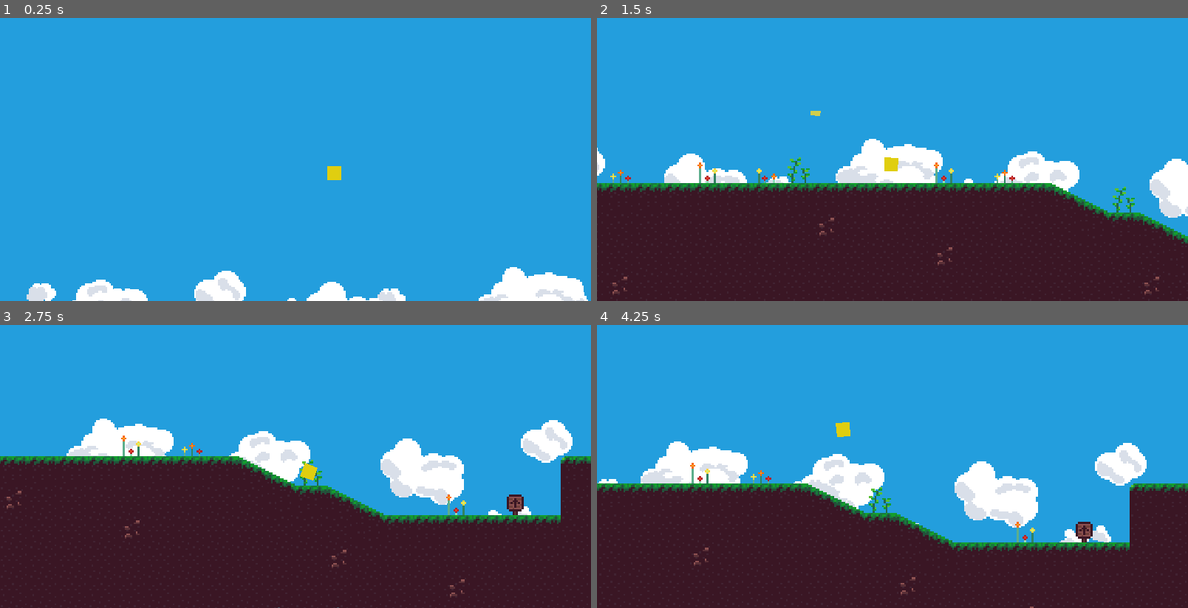
Above: before the commit, frames 1-4 (two rows, left to right).
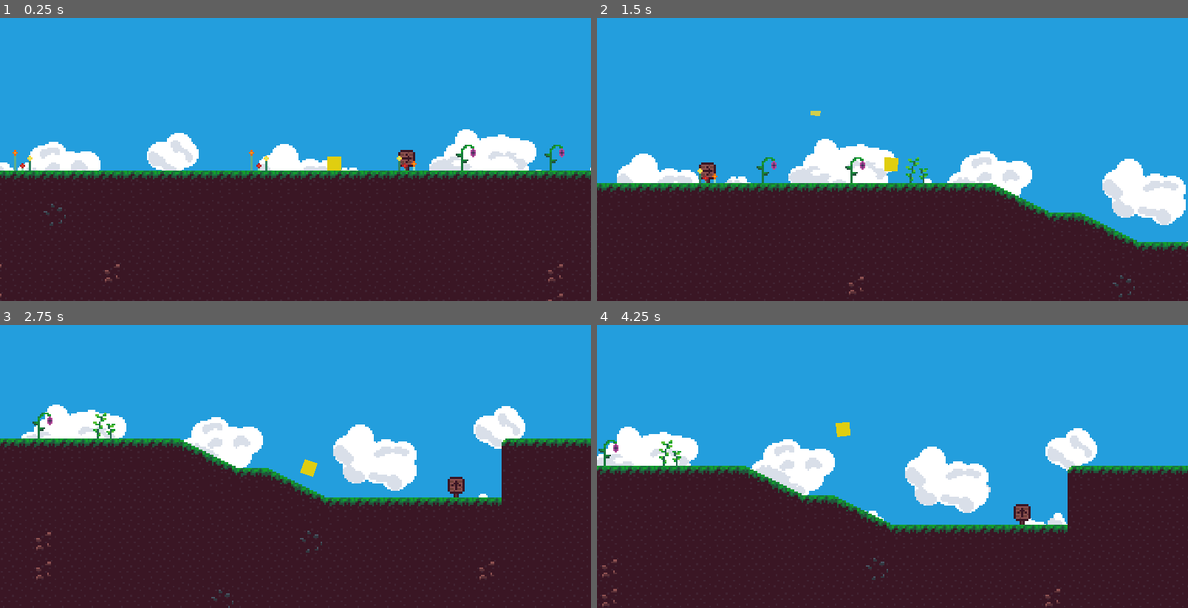
Above: after the commit, the same moments.

Repository: MarioCakeDev/jump-and-shoot
Game: Godot game, scene res://Game.tscn
The game is run twice, just before and just after one commit, with the same random seed, the same clock (stepped at 60 frames per second) and the same inputs.
Inputs (mouse positions are in pixels of both pictures, inside the frame that each line leads up to):
- Up to frame 1 (0.25 s): no input
- Up to frame 2 (1.5 s): tap Enter at 0.5 s; move the mouse to (1022, 119) at 0.52 s; hold D (right) 0.53-1.25 s; tap I (togglePropell) at 0.6 s; click (1022, 119) at 0.67 s; tap Space (jump) at 0.77 s; drag from (774, 151) to (862, 201) at 1.27 s
- Up to frame 3 (2.75 s): move the mouse to (354, 370) at 2.02 s; hold D (right) from 2.03 s (still down); tap Z (toggleShoot) at 2.1 s
- Up to frame 4 (4.25 s): release D (right) at 2.75 s; drag from (862, 508) to (715, 392) at 2.77 s; move the mouse to (1069, 491) at 3.52 s; hold A (left) from 3.53 s (still down); tap U (toggleRunSpeed) at 3.6 s; tap Space (jump) at 3.77 s

The runs differ from the first frame. In frame 1, 51% of the frame differs, in the area x 0-100%, y 39-100%; in frame 2, 11%; in frame 3, 17%; in frame 4, 19%.

Commit message:
Working on CamBlock

Diff:
--- /dev/null
+++ b/CamBlock.tscn
@@ -0,0 +1,13 @@
+[gd_scene load_steps=2 format=2]
+
+[sub_resource type="RectangleShape2D" id=1]
+extents = Vector2( 128, 128 )
+
+[node name="Node2D" type="Node2D"]
+
+[node name="StaticBody2D" type="StaticBody2D" parent="."]
+collision_layer = 64
+collision_mask = 36
+
+[node name="CollisionShape2D" type="CollisionShape2D" parent="StaticBody2D"]
+shape = SubResource( 1 )
--- a/Player.tscn
+++ b/Player.tscn
@@ -7,15 +7,29 @@
 audio_stream = ExtResource( 1 )
 random_pitch = 1.05
 
-[sub_resource type="RectangleShape2D" id=2]
+[sub_resource type="GDScript" id=8]
+script/source = "extends KinematicBody2D
+
+func _ready():
+	pass
+
+func _physics_process(delta):
+	move_and_slide(Vector2.ZERO)
+"
+
+[sub_resource type="CapsuleShape2D" id=6]
+radius = 360.0
+height = 575.0
+
+[sub_resource type="RectangleShape2D" id=7]
 extents = Vector2( 1, 1 )
 
-[sub_resource type="Gradient" id=3]
+[sub_resource type="Gradient" id=4]
 offsets = PoolRealArray( -4.80672e-26 )
 colors = PoolColorArray( 0.882353, 0.811765, 0.0666667, 1 )
 
-[sub_resource type="GradientTexture" id=4]
-gradient = SubResource( 3 )
+[sub_resource type="GradientTexture" id=5]
+gradient = SubResource( 4 )
 width = 1
 
 [node name="Player" type="KinematicBody2D"]
@@ -30,19 +44,27 @@
 volume_db = -8.0
 
 [node name="Camera2D" type="Camera2D" parent="."]
-scale = Vector2( 1.00951, 3.16753 )
 current = true
 smoothing_enabled = true
 smoothing_speed = 10.0
 
+[node name="CameraBody" type="KinematicBody2D" parent="Camera2D"]
+collision_layer = 32
+collision_mask = 64
+script = SubResource( 8 )
+
+[node name="CollisionShape2D" type="CollisionShape2D" parent="Camera2D/CameraBody"]
+rotation = 1.5708
+shape = SubResource( 6 )
+
 [node name="CollisionShape2D" type="CollisionShape2D" parent="."]
 scale = Vector2( 15, 15 )
-shape = SubResource( 2 )
+shape = SubResource( 7 )
 
 [node name="SpriteParent" type="Node2D" parent="CollisionShape2D"]
 scale = Vector2( 2, 2 )
 
 [node name="Sprite" type="Sprite" parent="CollisionShape2D/SpriteParent"]
 position = Vector2( -0.5, -0.5 )
-texture = SubResource( 4 )
+texture = SubResource( 5 )
 centered = false
--- a/project.godot
+++ b/project.godot
@@ -121,6 +121,8 @@
 2d_physics/layer_3="Player"
 2d_physics/layer_4="Instakill"
 2d_physics/layer_5="Damage"
+2d_physics/layer_6="Camera"
+2d_physics/layer_7="CamBlock"
 
 [rendering]
 
Not shown: 1 places in Player.tscn that only renumber resources
Not shown, changed: assets/LevelDesigner.ldtk
Not shown, changed: assets/LevelDesigner/tiled/Level_0.tmx
Not shown, changed: assets/LevelDesigner/tiled/LevelDesigner.world
